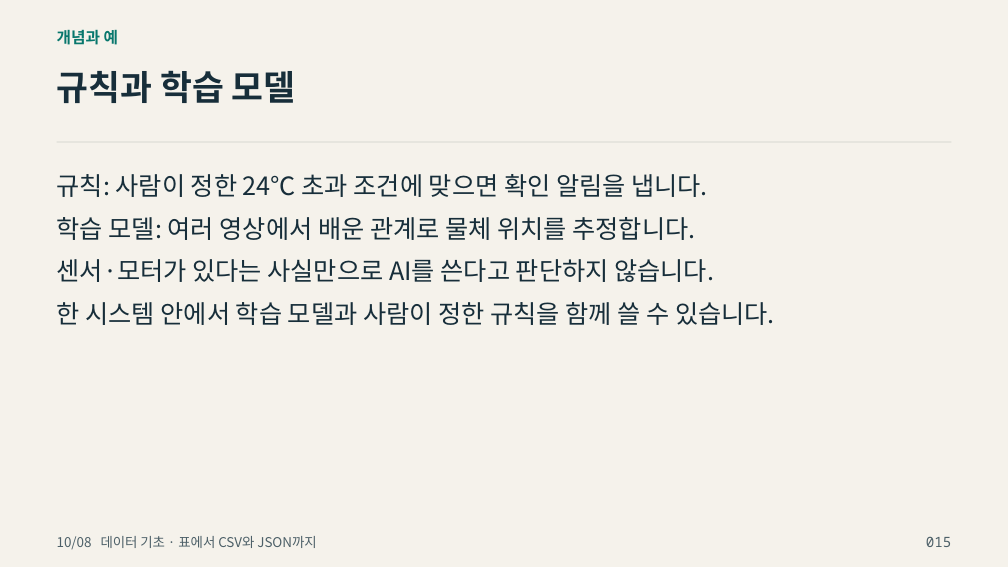
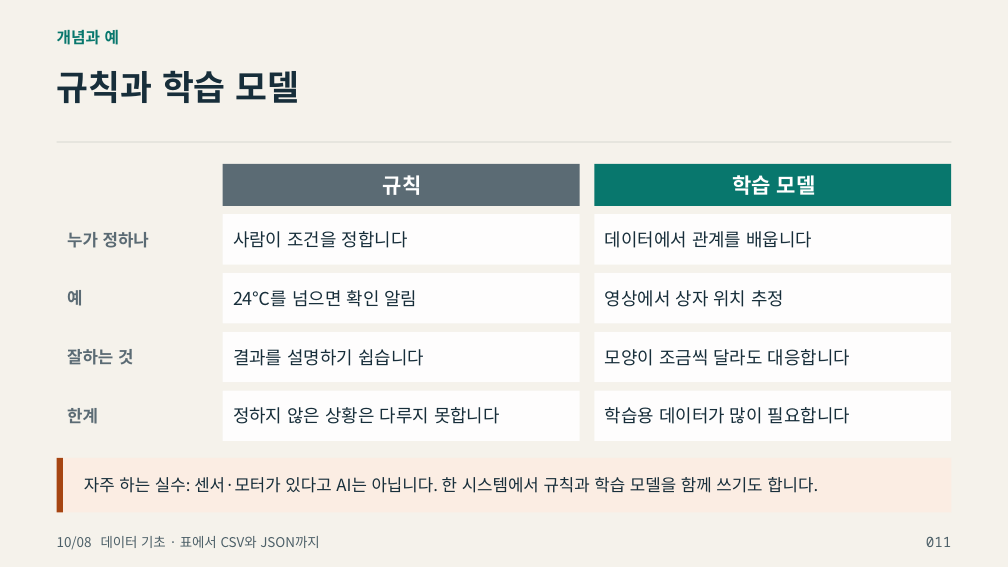
Before and after one commit to zeusk302-png/kdigital-physical-ai, a slide deck: slide 11 of downloads/2026-10-08/readable-slides.pptx (slide 15 before the commit). Drawn at 1008x567 pixels with LibreOffice and Linux fonts; fonts in the diff are those of the drawing; background and template pictures are left out. Boxes give left, top, right and bottom in pixels: in the first picture for what was removed or moved away, otherwise in the second. Text is boxed around its words. In the diff, an @@ line names an element or a change of style, - is before the commit and + after.

```diff
--- a/downloads/2026-10-08/readable-slides.pptx
+++ b/downloads/2026-10-08/readable-slides.pptx
@@ text removed at [57,174,708,197] @@
-규칙: 사람이 정한 24℃ 초과 조건에 맞으면 확인 알림을 냅니다.
@@ rectangle added at [222,164,579,206], fill #5B6B74, 20 pt, text #FFFFFF, bold @@
+규칙
@@ rectangle added at [594,164,951,206], fill #08776D, 20 pt, text #FFFFFF, bold @@
+학습 모델
@@ text removed at [57,217,696,240] @@
-학습 모델: 여러 영상에서 배운 관계로 물체 위치를 추정합니다.
@@ text added at [67,232,149,248], 16 pt, text #5B6B74, bold @@
+누가 정하나
@@ rectangle added at [222,214,579,265], fill #FFFFFF at 92% opacity, 17 pt, text #172E3A @@
+사람이 조건을 정합니다
@@ rectangle added at [594,214,951,265], fill #FFFFFF at 92% opacity, 17 pt, text #172E3A @@
+데이터에서 관계를 배웁니다
@@ text removed at [57,259,714,282] @@
-센서·모터가 있다는 사실만으로 AI를 쓴다고 판단하지 않습니다.
@@ text added at [67,290,82,306], 16 pt, text #5B6B74, bold @@
+예
@@ rectangle added at [222,273,579,324], fill #FFFFFF at 92% opacity, 17 pt, text #172E3A @@
+24℃를 넘으면 확인 알림
@@ rectangle added at [594,273,951,324], fill #FFFFFF at 92% opacity, 17 pt, text #172E3A @@
+영상에서 상자 위치 추정
@@ text removed at [57,302,775,325] @@
-한 시스템 안에서 학습 모델과 사람이 정한 규칙을 함께 쓸 수 있습니다.
@@ text added at [67,349,133,365], 16 pt, text #5B6B74, bold @@
+잘하는 것
@@ rectangle added at [222,332,579,383], fill #FFFFFF at 92% opacity, 17 pt, text #172E3A @@
+결과를 설명하기 쉽습니다
@@ rectangle added at [594,332,951,383], fill #FFFFFF at 92% opacity, 17 pt, text #172E3A @@
+모양이 조금씩 달라도 대응합니다
@@ text added at [67,408,98,424], 16 pt, text #5B6B74, bold @@
+한계
@@ rectangle added at [222,391,579,442], fill #FFFFFF at 92% opacity, 17 pt, text #172E3A @@
+정하지 않은 상황은 다루지 못합니다
@@ rectangle added at [594,391,951,442], fill #FFFFFF at 92% opacity, 17 pt, text #172E3A @@
+학습용 데이터가 많이 필요합니다
@@ rectangle added at [57,458,951,513], fill #FBEDE3 @@
@@ rectangle added at [57,458,63,513], fill #A64512 @@
@@ text added at [84,477,818,493], 16 pt, text #172E3A @@
+자주 하는 실수: 센서·모터가 있다고 AI는 아닙니다. 한 시스템에서 규칙과 학습 모델을 함께 쓰기도 합니다.
@@ text at [926,537,951,547]: text changed @@
-015
+011
```
Also in this commit, not shown: 83 other slides changed, 33 slides added, 23 slides removed, 11 other files.
